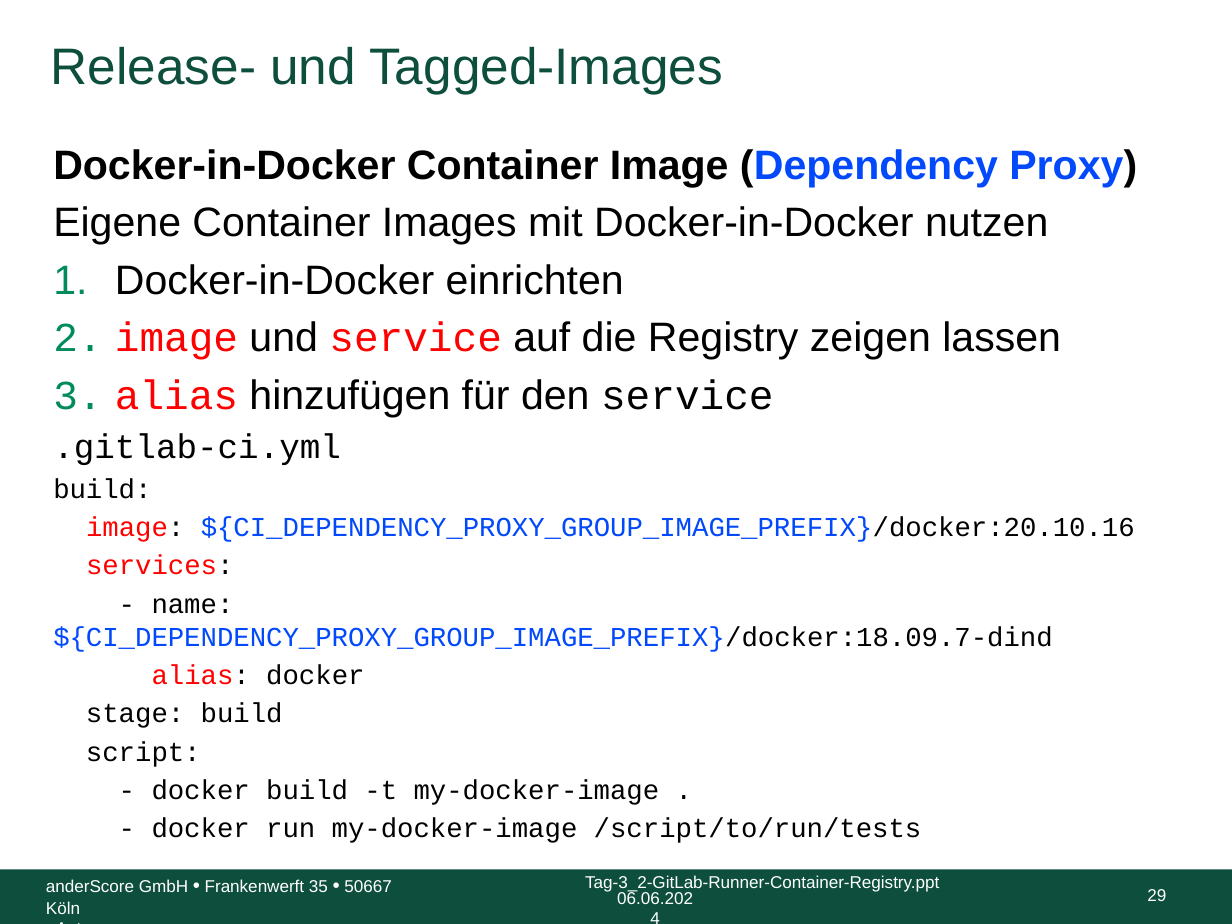
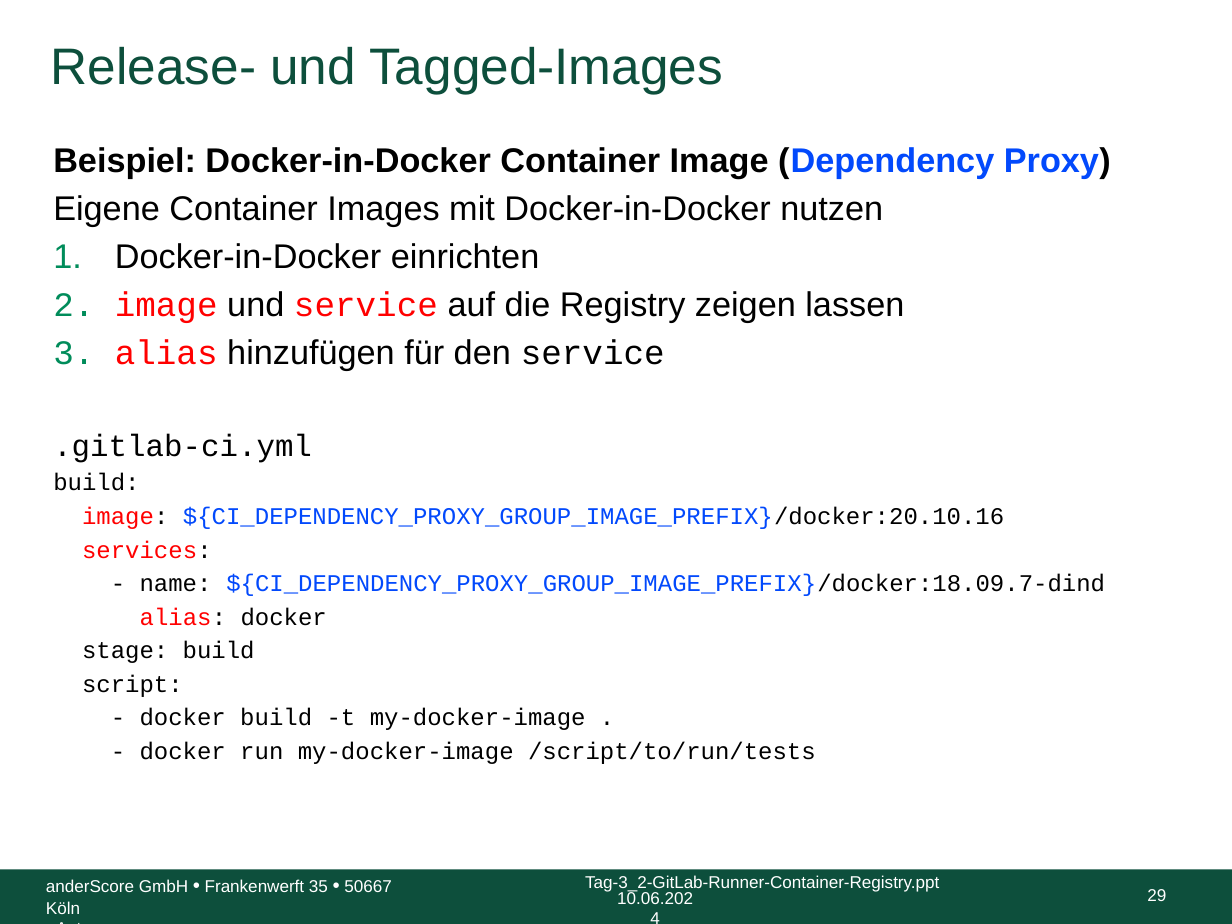
Before and after one commit to anderscore-gmbh/gitlab, a slide deck: slide 29 of slides/Tag-3_4-Release-und-Tagged-Images.pptx. Drawn at 1232x924 pixels with LibreOffice and Linux fonts; fonts in the diff are those of the drawing; background and template pictures are left out. Boxes give left, top, right and bottom in pixels: in the first picture for what was removed or moved away, otherwise in the second. Text is boxed around its words. In the diff, an @@ line names an element or a change of style, - is before the commit and + after.

Commit message:
Übungen in Theorie-Slides, Fix typos und formatting

```diff
--- a/slides/Tag-3_4-Release-und-Tagged-Images.pptx
+++ b/slides/Tag-3_4-Release-und-Tagged-Images.pptx
@@ text at (x1=53, y1=147, x2=1111, y2=179): text changed; size 24 to 20 pt @@
-Docker-in-Docker Container Image (Dependency Proxy)
+Beispiel: Docker-in-Docker Container Image (Dependency Proxy)
@@ text at (x1=53, y1=195, x2=1105, y2=764): size 24 to 20 pt in "Eigene Container Images mit Docker-in-Docker nutzen", "Docker-in-Docker einrichten", "image und service auf die Registry zeigen ...", "alias hinzufügen für den service"; size 20 to 18 pt in ".gitlab-ci.yml"; size 16 to 14 pt in "build:", "image: ${CI_DEPENDENCY_PROXY_GROUP_IMAGE_PREFIX}/docker:20.1 ...", "services:", "- name: ${CI_DEPENDENCY_PROXY_GROUP_IMAGE_PREFIX}/docker:18. ..." and 5 more places @@
@@ text at (x1=617, y1=890, x2=693, y2=904): text changed @@
-06.06.2024
+10.06.2024
```
Also in this commit, not shown: 33 other slides changed, 1 slide removed, 1 other file.
